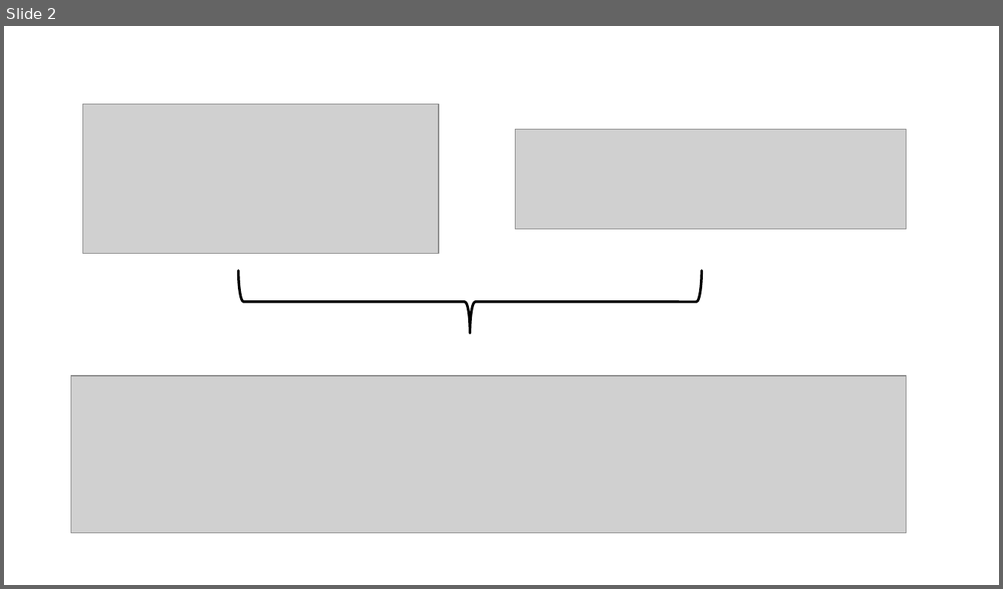
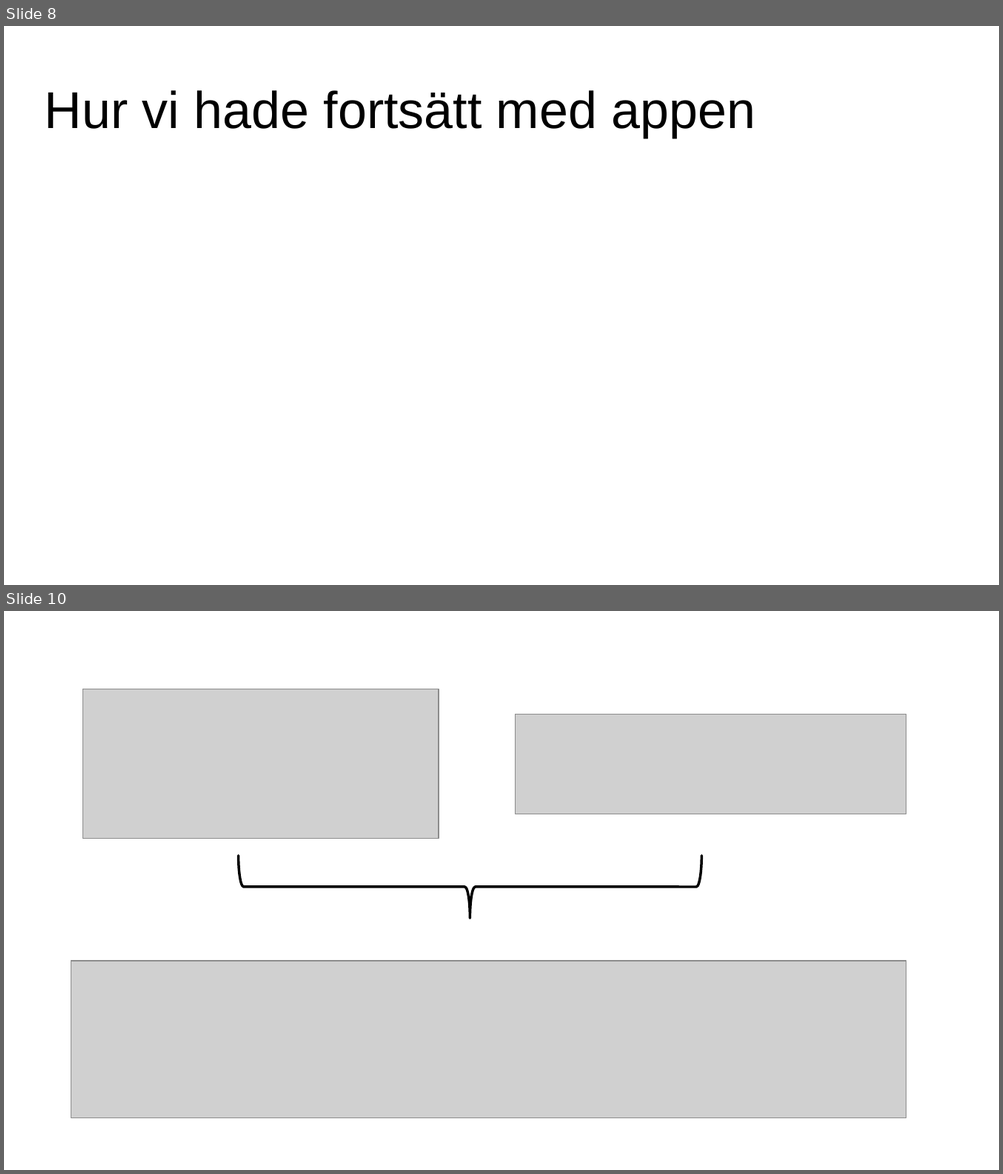
Before and after one commit to kdb11/BattleInventory, a slide deck: Presentation.pptx. Shown one above the other, each under a label of ours: slide 2 before the commit, slides 8 and 10 after it; the slides between them are not shown. The pictures are 1003x589 and 1003x1174 pixels, drawn with LibreOffice and Linux fonts; fonts in the diff are those of the drawing; grey boxes stand for pictures; background and template pictures are left out. Boxes give left, top, right and bottom in pixels: in the first picture for what was removed or moved away, otherwise in the second. Text is boxed around its words. In the diff, an @@ line names an element or a change of style, - is before the commit and + after.

```diff
--- a/Presentation.pptx
+++ b/Presentation.pptx
@@ slide 8 added at (x1=4, y1=26, x2=999, y2=585), background picture (left out) @@
@@ title added at (x1=45, y1=90, x2=755, y2=138), 50 pt, text #000000 @@
+Hur vi hade fortsätt med appen
@@ what was slide 2 is now slide 10 @@
```
Also in this commit, not shown: 8 other slides added, 1 slide removed, 1 other file.
